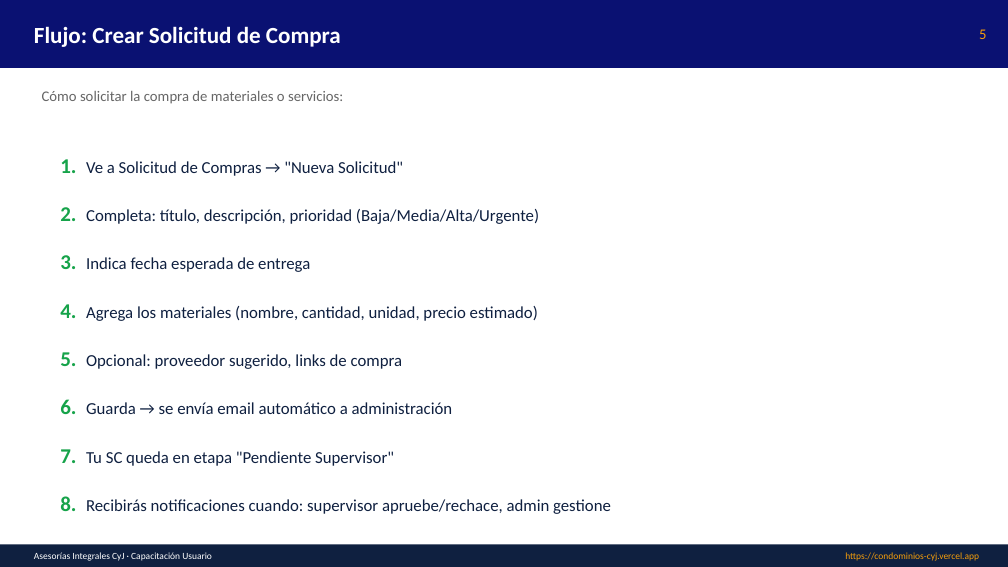
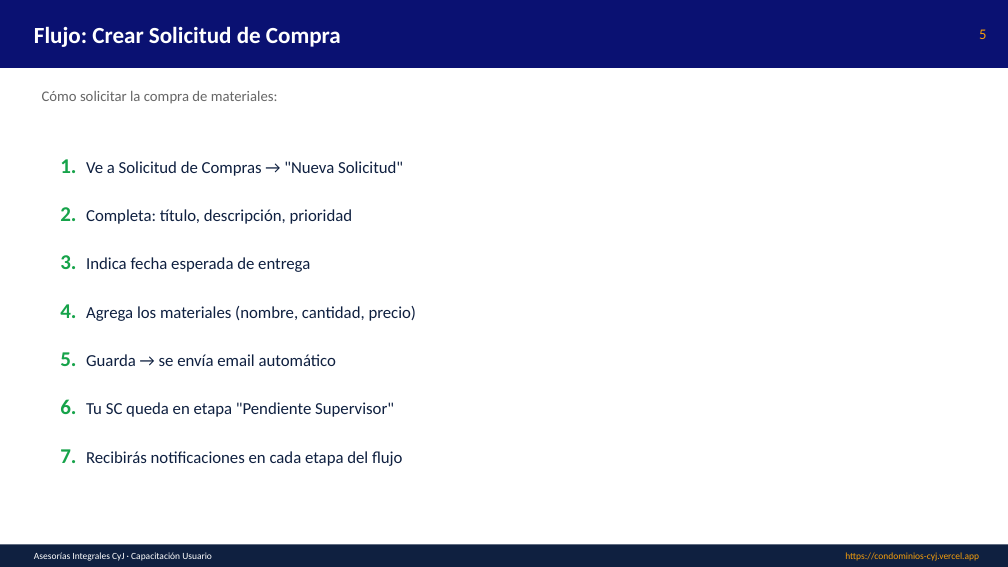
Before and after one commit to asesoriasintegralescyj-stack/condominios-cyj, a slide deck: slide 5 of public/manuales/Capacitacion_Usuario.pptx. Drawn at 1008x567 pixels with LibreOffice and Linux fonts; fonts in the diff are those of the drawing. Boxes give left, top, right and bottom in pixels: in the first picture for what was removed or moved away, otherwise in the second. Text is boxed around its words. In the diff, an @@ line names an element or a change of style, - is before the commit and + after.

Commit message:
docs: manuales y capacitaciones con capturas de pantalla reales (v1.1)
- 16 capturas de pantalla del sistema real agregadas a /public/manuales/imagenes/
- Manual Word actualizado con imágenes embebidas en cada sección (3.1 MB)
- 6 capacitaciones PPT actualizadas con slides de capturas:
  * Administrador: 14 slides con 9 capturas (1.3 MB)
  * Supervisor: 12 slides con 5 capturas (699 KB)
  * Usuario: 10 slides con 4 capturas (536 KB)
  * Personal: 9 slides con 3 capturas (449 KB)
  * Auditor: 9 slides con 4 capturas (525 KB)
  * Guardia: 9 slides con 2 capturas (776 KB)
- Versión actualizada a v1.1 en ManualesModule y manuales-guardia

Capturas incluidas:
01_login, 02_dashboard, 03_ot_listado, 04_proyectos, 05_rondas,
06_solicitudes_compra, 07_usuarios, 08_permisos, 09_manuales,
10_ot_crear, 11_sc_crear, 12_usuario_crear, 13_recuperar_password,
14_guardia_rondas, 15_guardia_manuales, 16_reset_password

```diff
--- a/public/manuales/Capacitacion_Usuario.pptx
+++ b/public/manuales/Capacitacion_Usuario.pptx
@@ text at (x1=42, y1=91, x2=278, y2=104): text changed @@
-Cómo solicitar la compra de materiales o servicios:
+Cómo solicitar la compra de materiales:
@@ text at (x1=60, y1=207, x2=353, y2=224): text changed @@
-2. Completa: título, descripción, prioridad (Baja/Media/Alta/Urgente)
+2. Completa: título, descripción, prioridad
@@ text at (x1=60, y1=304, x2=417, y2=466): text changed @@
-4. Agrega los materiales (nombre, cantidad, unidad, precio estimado)
-5. Opcional: proveedor sugerido, links de compra
-6. Guarda → se envía email automático a administración
-7. Tu SC queda en etapa "Pendiente Supervisor"
-8. Recibirás notificaciones cuando: supervisor apruebe/rechace, admin gestione
+4. Agrega los materiales (nombre, cantidad, precio)
+5. Guarda → se envía email automático
+6. Tu SC queda en etapa "Pendiente Supervisor"
+7. Recibirás notificaciones en cada etapa del flujo
```
Also in this commit, not shown: 8 other slides changed, 24 other files.
